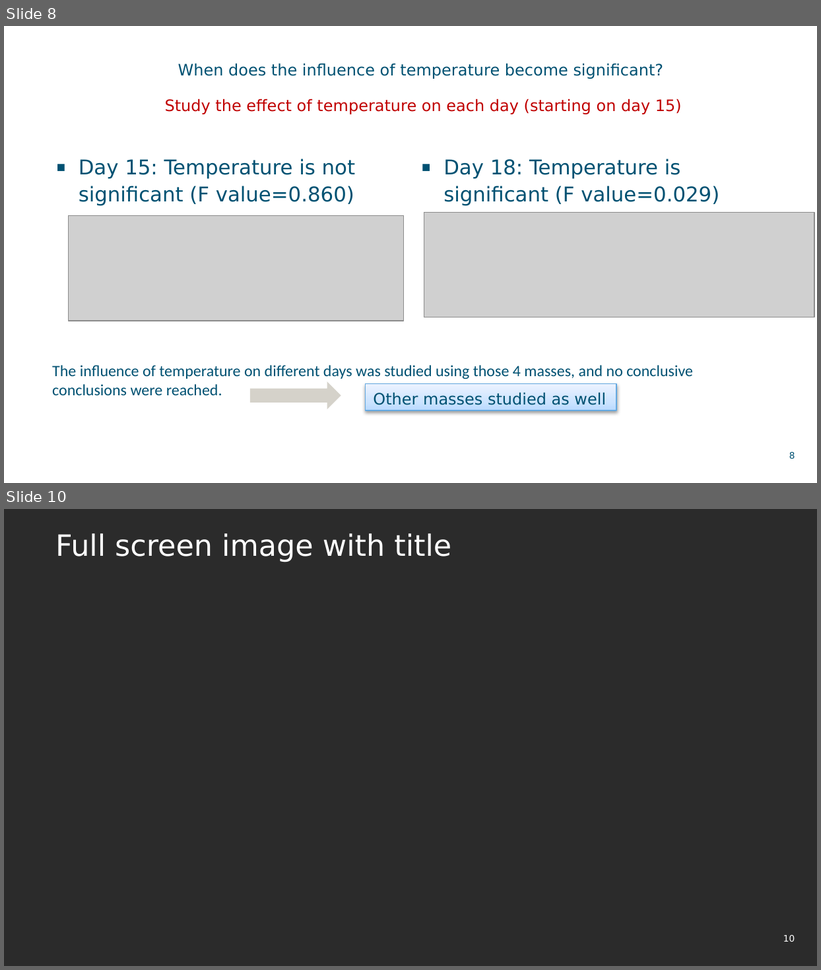
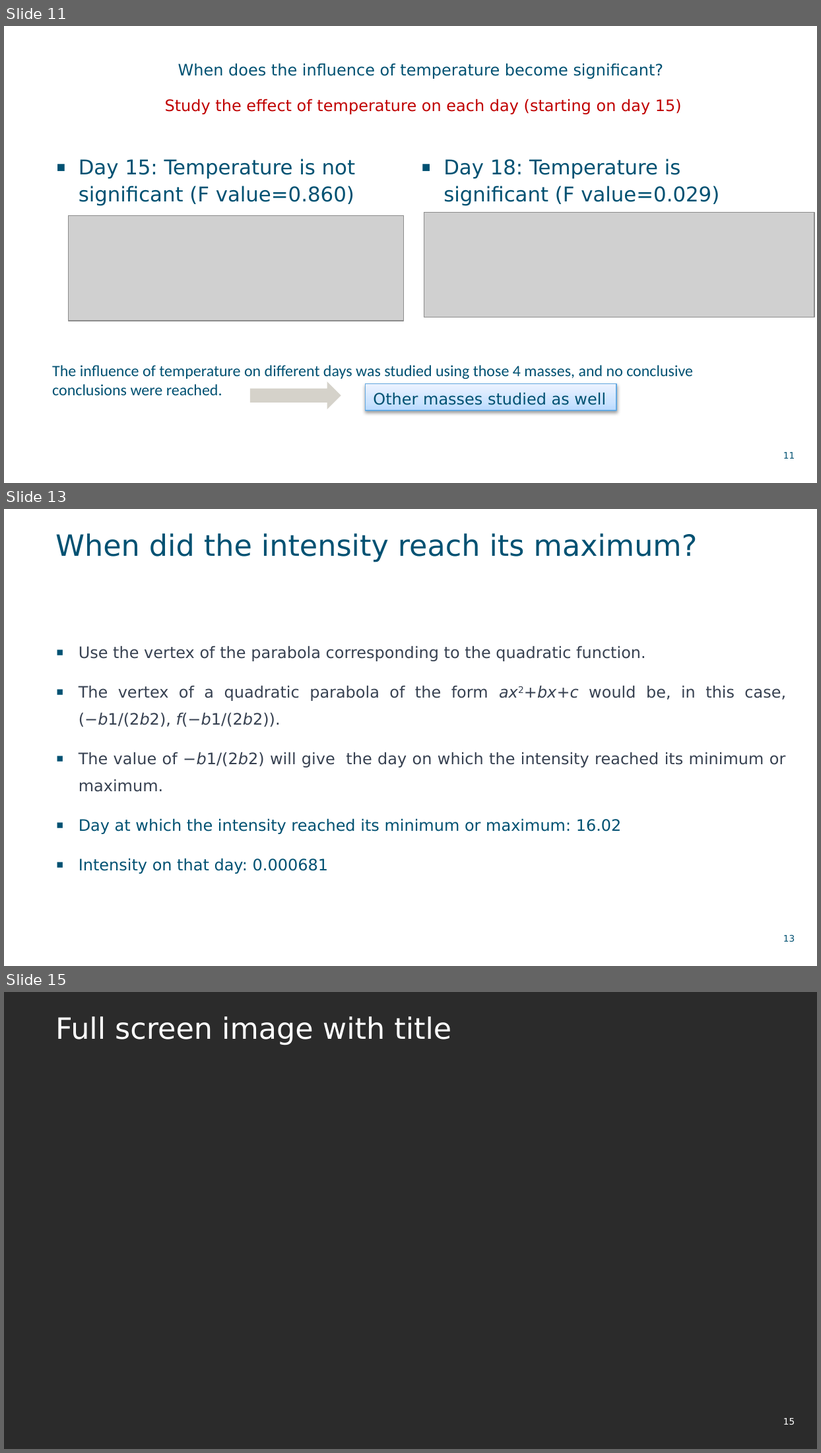
Before and after one commit to MMBDD/Serbia, a slide deck: Brines/UF.pptx. Shown one above the other, each under a label of ours: slides 8 and 10 before the commit, slides 11, 13 and 15 after it; the slides between them are not shown. The pictures are 821x970 and 821x1453 pixels, drawn with LibreOffice and Linux fonts; fonts in the diff are those of the drawing; grey boxes stand for pictures; background and template pictures are left out; a plain dark background stands for a picture behind light text. Boxes give left, top, right and bottom in pixels: in the first picture for what was removed or moved away, otherwise in the second. Text is boxed around its words. In the diff, an @@ line names an element or a change of style, - is before the commit and + after.

```diff
--- a/Brines/UF.pptx
+++ b/Brines/UF.pptx
@@ slide 13 added at (x1=4, y1=509, x2=817, y2=966), background picture (left out) @@
@@ title added at (x1=54, y1=524, x2=795, y2=576), outline #005172 0 pt, 26 pt, text #005172 @@
+When did the intensity reach its maximum?
@@ text added at (x1=79, y1=646, x2=786, y2=874), 14 pt, text #374151 @@
+▪ Use the vertex of the parabola corresponding to the quadratic function.
+▪ The vertex of a quadratic parabola of the form ax2+bx+c would be, in this case, (−b1/(2b2), f(−b1/(2b2)).
+▪ The value of −b1/(2b2) will give the day on which the intensity reached its minimum or maximum.
+▪ Day at which the intensity reached its minimum or maximum: 16.02
+▪ Intensity on that day: 0.000681
@@ page number added at (x1=783, y1=935, x2=795, y2=943), 8 pt, text #005172 @@
+13
@@ what was slide 8 is now slide 11 @@
@@ page number at (x1=783, y1=452, x2=795, y2=459): text changed @@
-8
+11
@@ what was slide 10 is now slide 15 @@
@@ page number at (x1=783, y1=1418, x2=795, y2=1425): text changed @@
-10
+15
```
Also in this commit, not shown: 5 other slides added, 1 slide removed.
